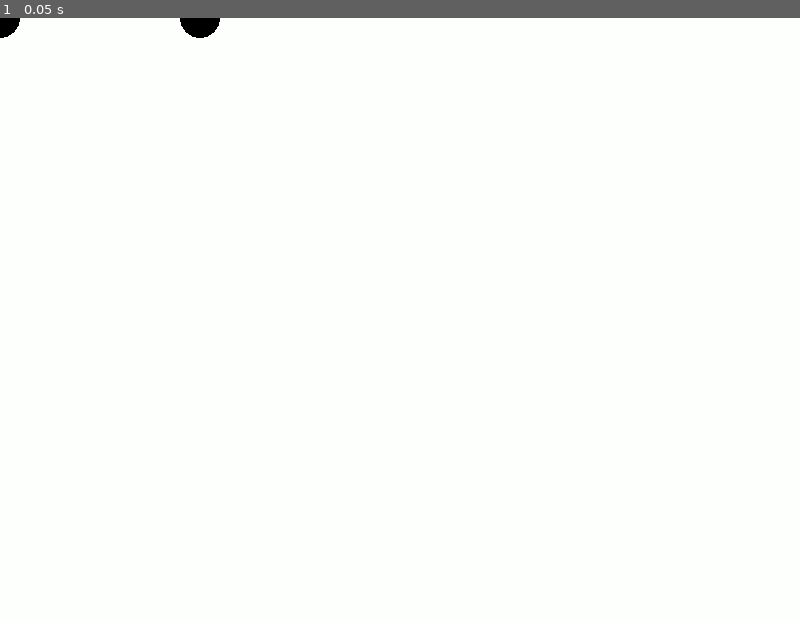
Above: before the commit, frame 1.
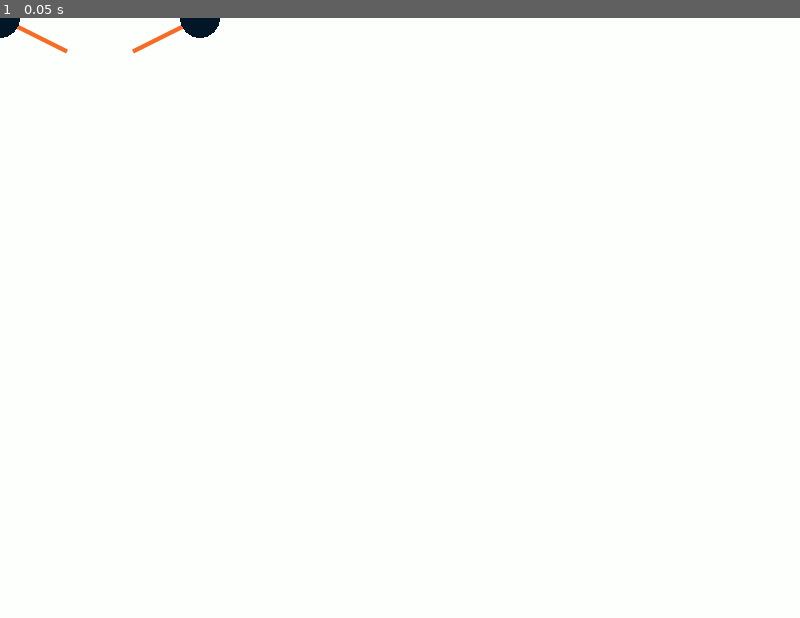
Above: after the commit, the same moment.

Repository: creikey/pod-racing
Game: Godot game, scene res://Main.tscn
Same seed, same stepped clock (60 frames per second), same inputs: the game is played once before the commit and once after it.
Inputs:
- Up to frame 1 (0.05 s): no input

The runs differ from the first frame. In frame 1, 0.3% of the frame differs, in the area x 0-28%, y 0-6%.

Commit message:
Add basic gradient lines and update color scheme

Diff:
--- a/src/Pod.tscn
+++ b/src/Pod.tscn
@@ -5,6 +5,8 @@
 [node name="Pod" type="Node2D"]
 
 [node name="LeftPodVisual" parent="." instance=ExtResource( 1 )]
+target_offset = Vector2( 100, 50 )
 
 [node name="RightPodVisual" parent="." instance=ExtResource( 1 )]
 position = Vector2( 300, 0 )
+target_offset = Vector2( -100, 50 )
--- a/src/PodVisual.gd
+++ b/src/PodVisual.gd
@@ -2,13 +2,17 @@
 extends Node2D
 
 export var color = Color()
+export var maximum_target_length = 200.0
+export var target_line_length_gradient: Gradient = Gradient.new()
+export var target_offset = Vector2(50, 50)
+export var target_line_width = 5.0
 export var radius = 50.0
-
-func _ready():
-	set_process(Engine.editor_hint)
 
 func _process(delta):
 	update()
 
 func _draw():
+	var tension_amount: float = target_offset.length()/maximum_target_length
+	print(tension_amount)
+	draw_line(Vector2(), target_offset, target_line_length_gradient.interpolate(min(1.0, tension_amount)), target_line_width, true)
 	draw_circle(Vector2(), radius, color)
--- a/src/PodVisual.tscn
+++ b/src/PodVisual.tscn
@@ -1,7 +1,14 @@
-[gd_scene load_steps=2 format=2]
+[gd_scene load_steps=3 format=2]
 
 [ext_resource path="res://PodVisual.gd" type="Script" id=1]
 
+[sub_resource type="Gradient" id=1]
+offsets = PoolRealArray( 0, 0.579634, 1 )
+colors = PoolColorArray( 0.419608, 0.807843, 0.223529, 1, 1, 0.623529, 0.109804, 1, 0.905882, 0.113725, 0.211765, 1 )
+
 [node name="PodVisual" type="Node2D"]
 script = ExtResource( 1 )
+color = Color( 0.00392157, 0.0862745, 0.152941, 1 )
+maximum_target_length = 150.0
+target_line_length_gradient = SubResource( 1 )
 radius = 30.0
Not shown, changed: README.md
